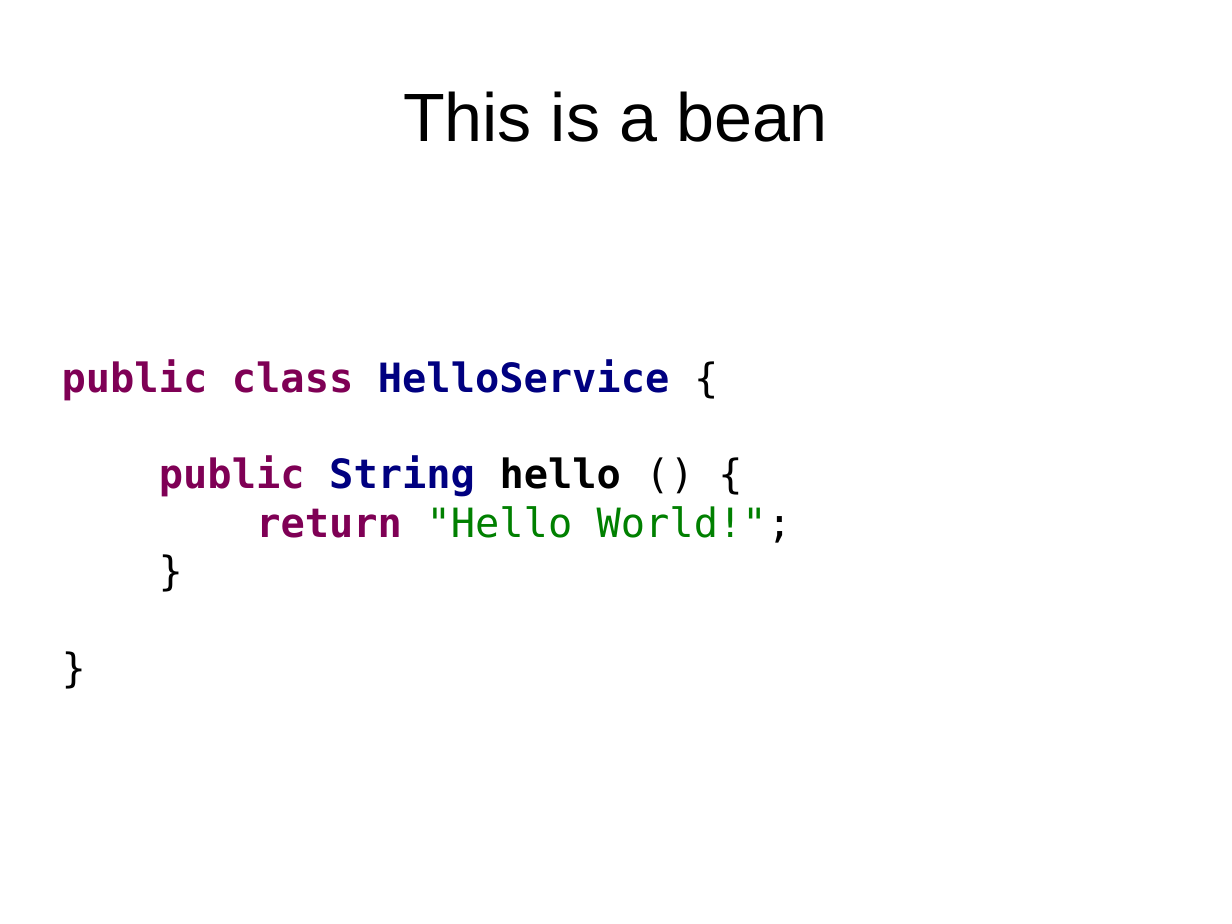
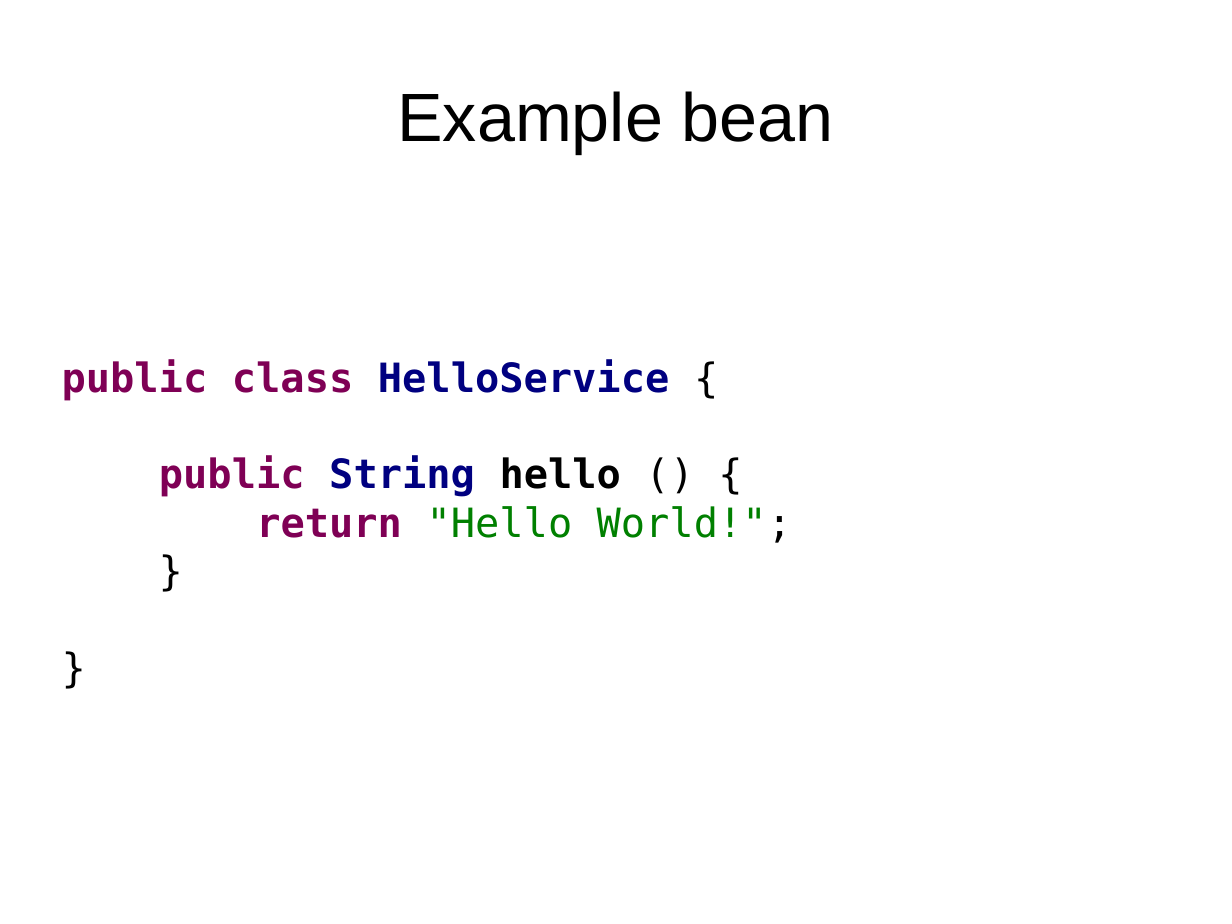
Before and after one commit to FrigoCoder/CDI, a slide deck: slide 11 of CDI.odp. Drawn at 1232x924 pixels with LibreOffice and Linux fonts; fonts in the diff are those of the drawing. Boxes give left, top, right and bottom in pixels: in the first picture for what was removed or moved away, otherwise in the second. Text is boxed around its words. In the diff, an @@ line names an element or a change of style, - is before the commit and + after.

```diff
--- a/CDI.odp
+++ b/CDI.odp
@@ title at [397, 91, 834, 153]: text changed @@
-This is a bean
+Example bean
```
Also in this commit, not shown: 8 other slides changed, 3 slides added, 5 other files.
